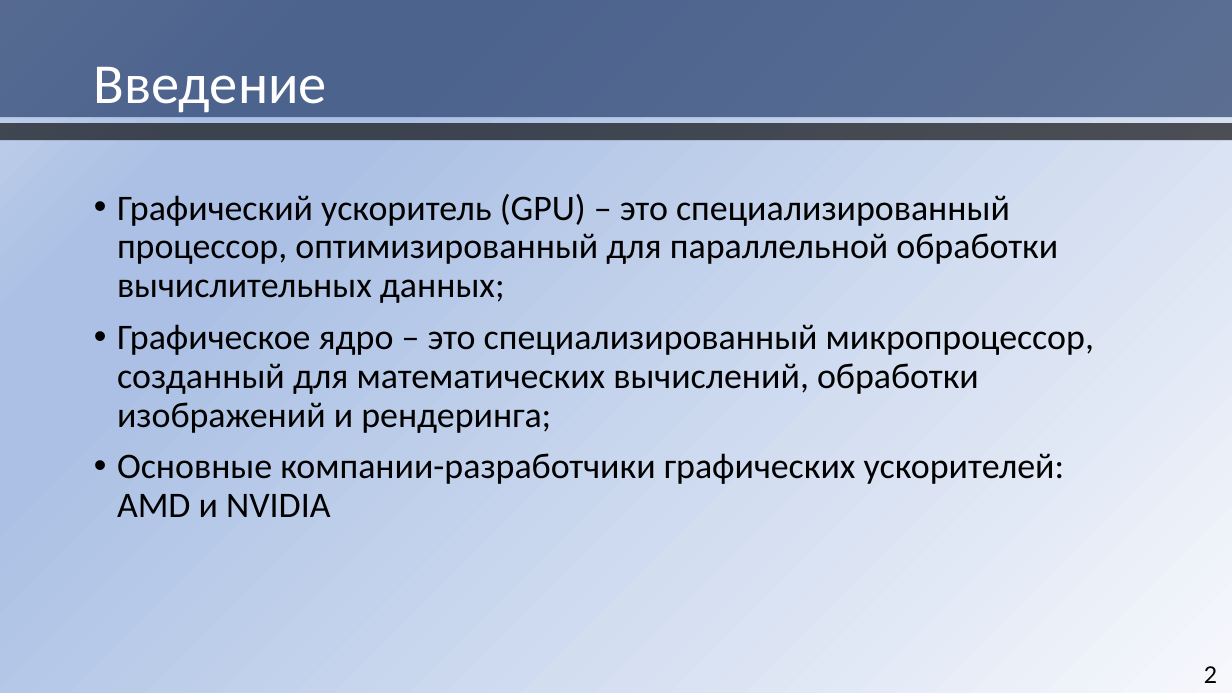
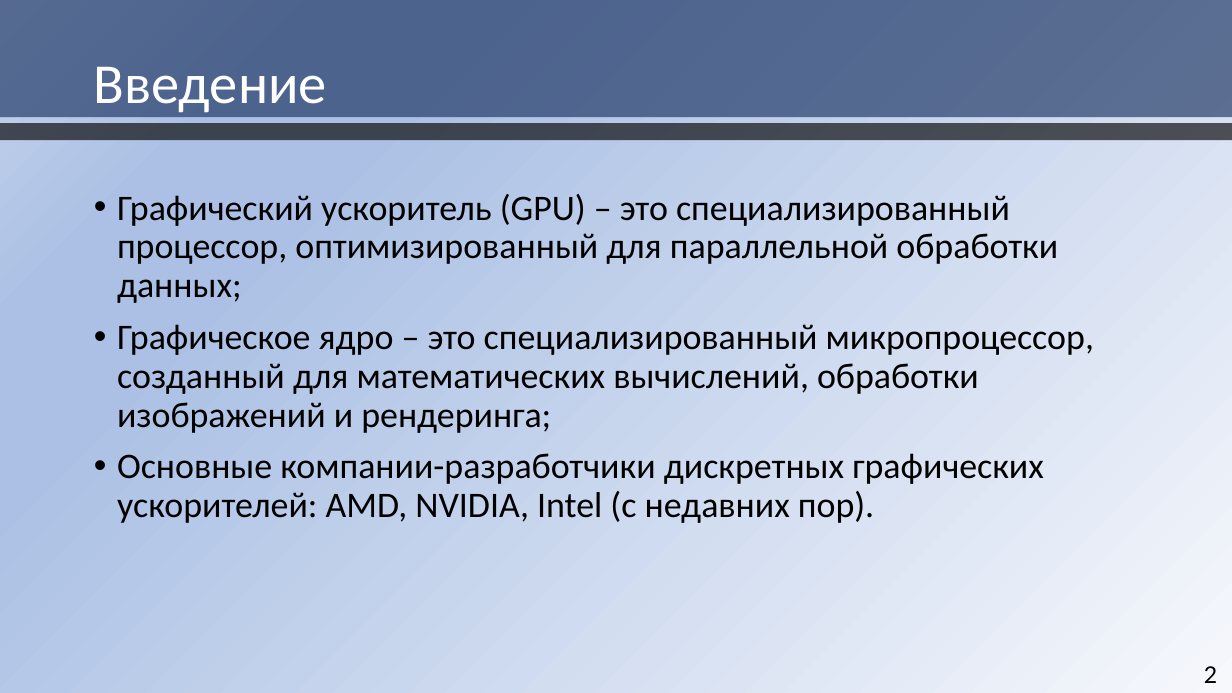
Before and after one commit to HaMeNopeDiot/hardware_gpu, a slide deck: slide 2 of docs/starukhin_dissertation/magister_pres.pptx. Drawn at 1232x693 pixels with LibreOffice and Linux fonts; fonts in the diff are those of the drawing. Boxes give left, top, right and bottom in pixels: in the first picture for what was removed or moved away, otherwise in the second. Text is boxed around its words. In the diff, an @@ line names an element or a change of style, - is before the commit and + after.

```diff
--- a/docs/starukhin_dissertation/magister_pres.pptx
+++ b/docs/starukhin_dissertation/magister_pres.pptx
@@ text at bbox=[117, 194, 1058, 303]: text changed @@
-• Графический ускоритель (GPU) – это специализированный процессор, оптимизированный для параллельной обработки вычислительных данных;
+• Графический ускоритель (GPU) – это специализированный процессор, оптимизированный для параллельной обработки данных;
@@ text at bbox=[117, 453, 1044, 523]: text changed @@
-• Основные компании-разработчики графических ускорителей: AMD и NVIDIA
+• Основные компании-разработчики дискретных графических ускорителей: AMD, NVIDIA, Intel (c недавних пор).
```
Also in this commit, not shown: 9 other slides changed, 3 slides added, 4 slides removed.
